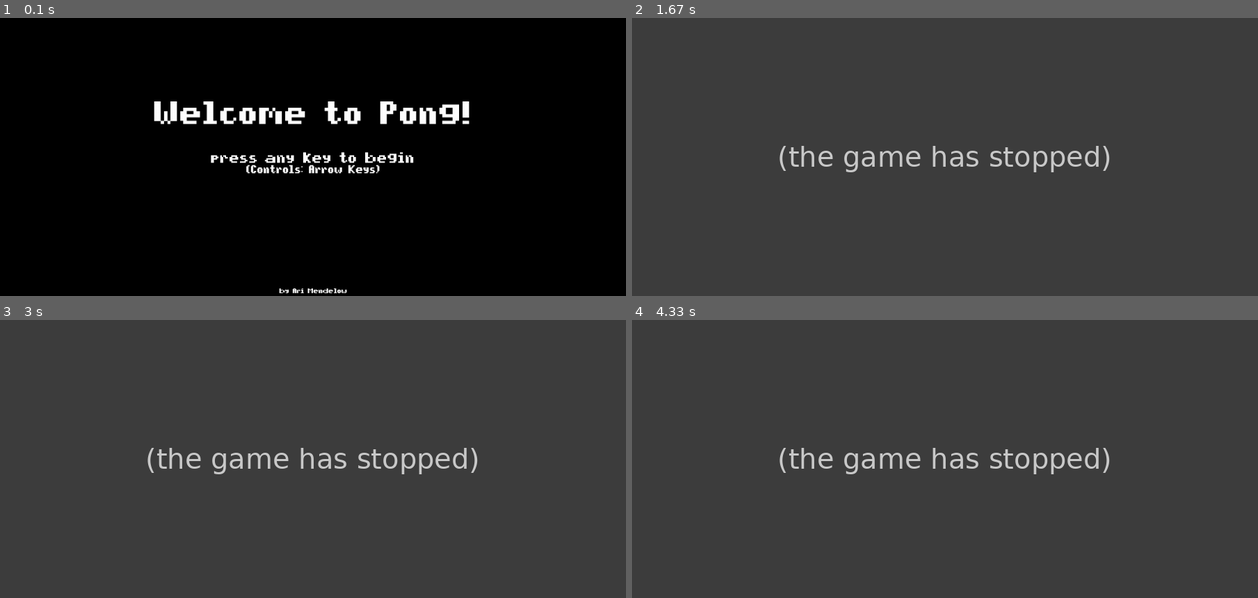
Above: before the commit, frames 1-4 (two rows, left to right).
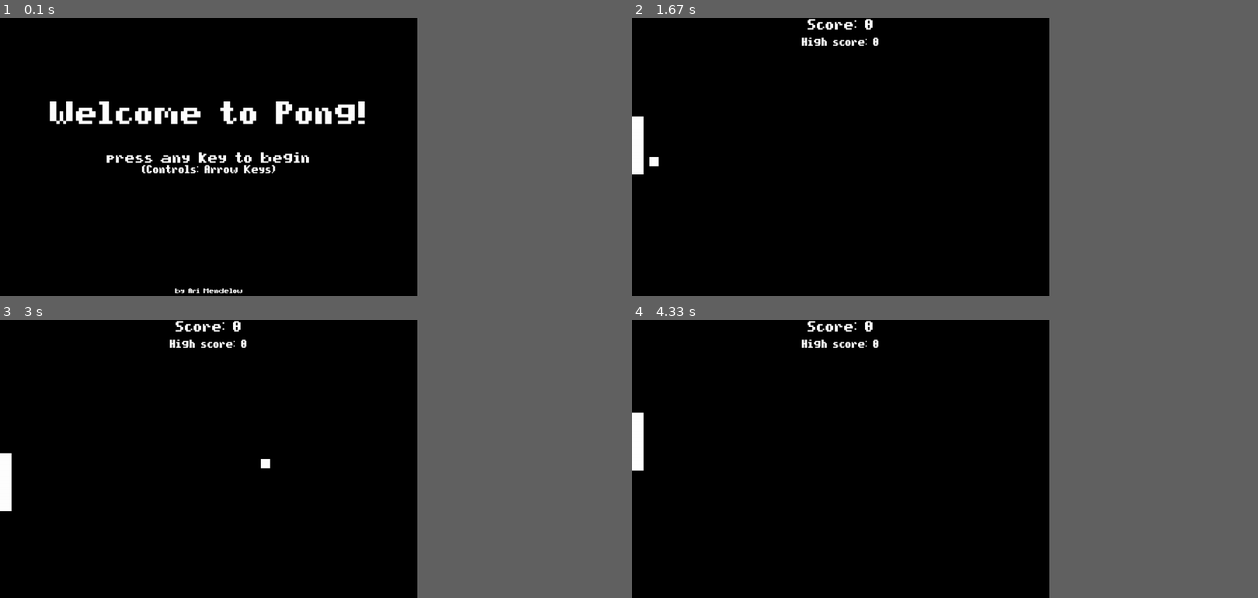
Above: after the commit, the same moments.

Repository: arimendelow/python_games
Game: pygame game, started from pong/pong.py
Same seed, same stepped clock (60 frames per second), same inputs: the game is played once before the commit and once after it.
Inputs:
- Up to frame 1 (0.1 s): no input
- Up to frame 2 (1.67 s): tap Enter at 0.33 s; hold Up 0.67-1.13 s; hold Down from 1.17 s (still down)
- Up to frame 3 (3 s): release Down at 1.68 s; hold Up 1.72-2.3 s; hold Down 2.33-2.97 s
- Up to frame 4 (4.33 s): hold Up 3-3.65 s; hold Down from 3.68 s (still down)
In our replay, the window is 900x400 before the commit and 600x400 after it. These sizes can differ from the game's own. Grey fills any space a smaller window leaves; there, only what the larger window draws over its background counts as a difference.

The runs differ from the first frame. In frame 1, 4.5% of the frame differs, in the area x 7-75%, y 30-99%; in frame 2, 67%; in frame 3, 67%; in frame 4, 67%, in the area x 0-77%, y 0-100%.
Error before the commit: AttributeError: 'rectangle' object has no attribute 'vel' (pong.py line 203); the game stopped at 0.67 s (later frames are placeholders)

Commit message:
Some FPS stuff using clock.tick()

Diff:
--- a/pong/pong.py
+++ b/pong/pong.py
@@ -6,16 +6,18 @@
 gameName = "Pong"
 
 # Control the size of the elements
-paddleWidth = 10
-paddleHeight = 50
-ballRad = 8
-
-# Controls the speed of the elements
-paddleVel = 20
-ballVel = 20
+paddleWidth = 20
+paddleHeight = 100
+ballRad = 16
+
+# Controls the speed of the elements - in px/s
+paddleVel = 10
+ballVel = 10
 
 # Allow us to set our FPS
 clock = pygame.time.Clock()
+# redraws per second
+RPS = 10
 
 # Commonly used colors
 black = (0, 0, 0,)
@@ -31,7 +33,7 @@
 textColor = white
 
 # Make our window - this is what we'll draw on
-screenWidth = 1080
+screenWidth = 720
 screenHeight = 480
 win = pygame.display.set_mode((screenWidth, screenHeight)) # Giving it a touple with the size of the window
 pygame.display.set_caption(gameName) # Give the window a title
@@ -139,8 +141,8 @@
 					height = ballRad,
 					x = screenWidth // 2,
 					y = screenHeight // 2,
-					xVel = 0,
-					yVel = - ballVel,
+					xVel = -ballVel,
+					yVel = 0,
 					color = ballColor
 
 				)
@@ -181,9 +183,11 @@
 	global highScore
 
 	run = True
+	timedelta = 0
 	while run:
-
-		clock.tick(60) # Pygame will never show more than 30 frames/second
+		clock.tick(60) # 60 FPS
+		# For tracking how many ms it's been since we last did a display update
+		timedelta += clock.tick(60)
 
 		# Check for events - anything that happens from the user
 		for event in pygame.event.get():
@@ -200,22 +204,32 @@
 		# Left arrow key and don't want them to move off the screen
 
 		# Paddle can move up and down
-		if keys[pygame.K_UP] and player.y > player.vel:
-			player.y -= player.vel
-
-		if keys[pygame.K_DOWN] and player.y < screenHeight - player.height - player.vel:
-			player.y += player.vel
+		if keys[pygame.K_UP] and player.y > player.yVel:
+			player.y -= player.yVel
+
+		if keys[pygame.K_DOWN] and player.y < screenHeight - player.height - player.yVel:
+			player.y += player.yVel
 
 		# Bounce the ball
 		# Off the walls
 		#todo
 
 		# Off the paddle
-		# First of all, did it hit the user's paddle (which, remember, is on the left AKA y = 0)
-			# Hit! Now, bounce.
-
-
-		redrawGameWindow()
+		# First of all, did it hit the user's paddle (which, remember, is on the left AKA x = 0)
+		if ball.x <= player.x + player.width and ball.x + ball.width > player.x:
+			if ball.y < player.y + player.height and ball.y + ball.height > player.y:
+				# Hit! Now, bounce.
+				ball.xVel *= -1
+
+		# Move the ball - rather than controlling the direction of the ball here,
+		# the xVel and yVel are made positive or negative by the code handling bouncing
+		ball.x += ball.xVel
+		ball.y += ball.yVel
+
+		# Limit how often it's redrawn
+		if timedelta > 1000 / RPS:
+			timedelta = 0
+			redrawGameWindow()
 
 	pygame.quit()
 
